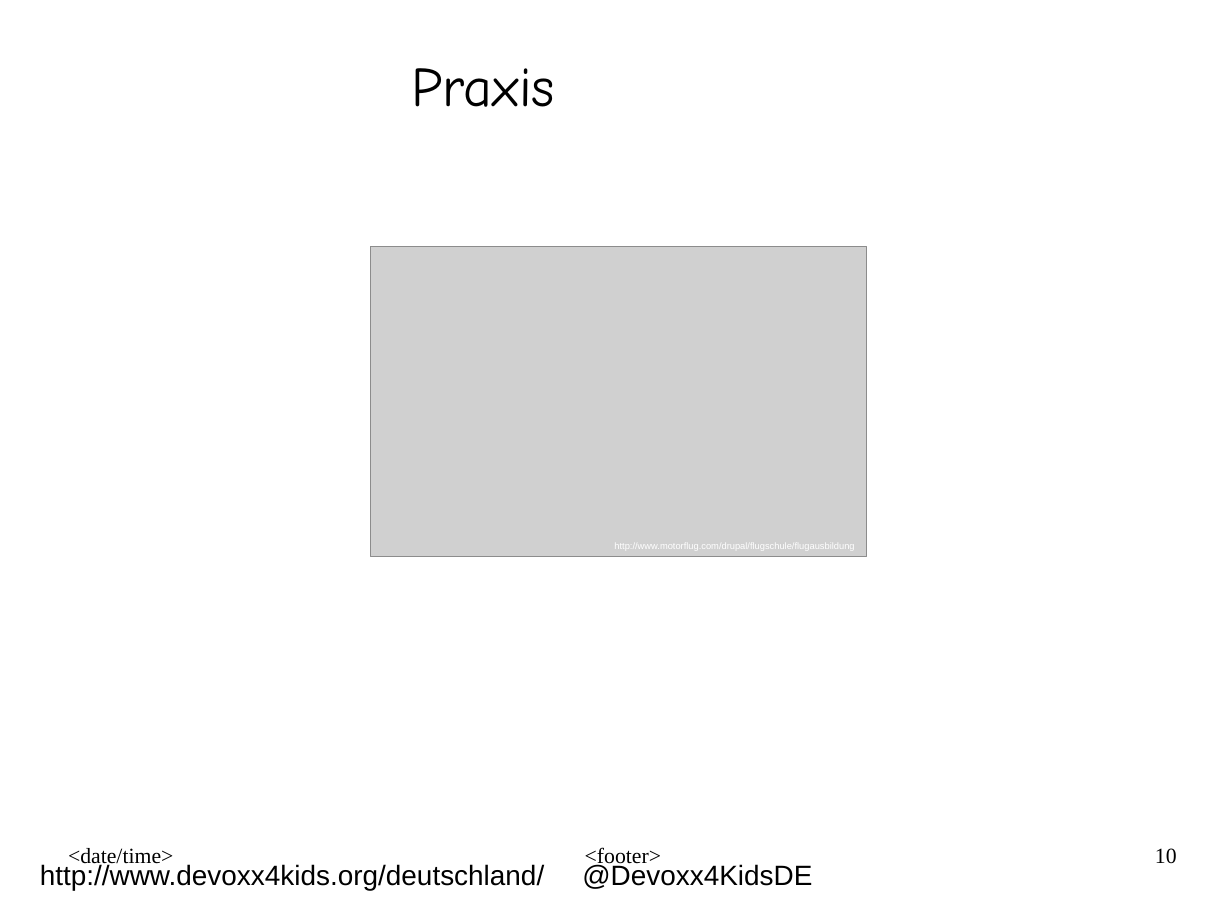
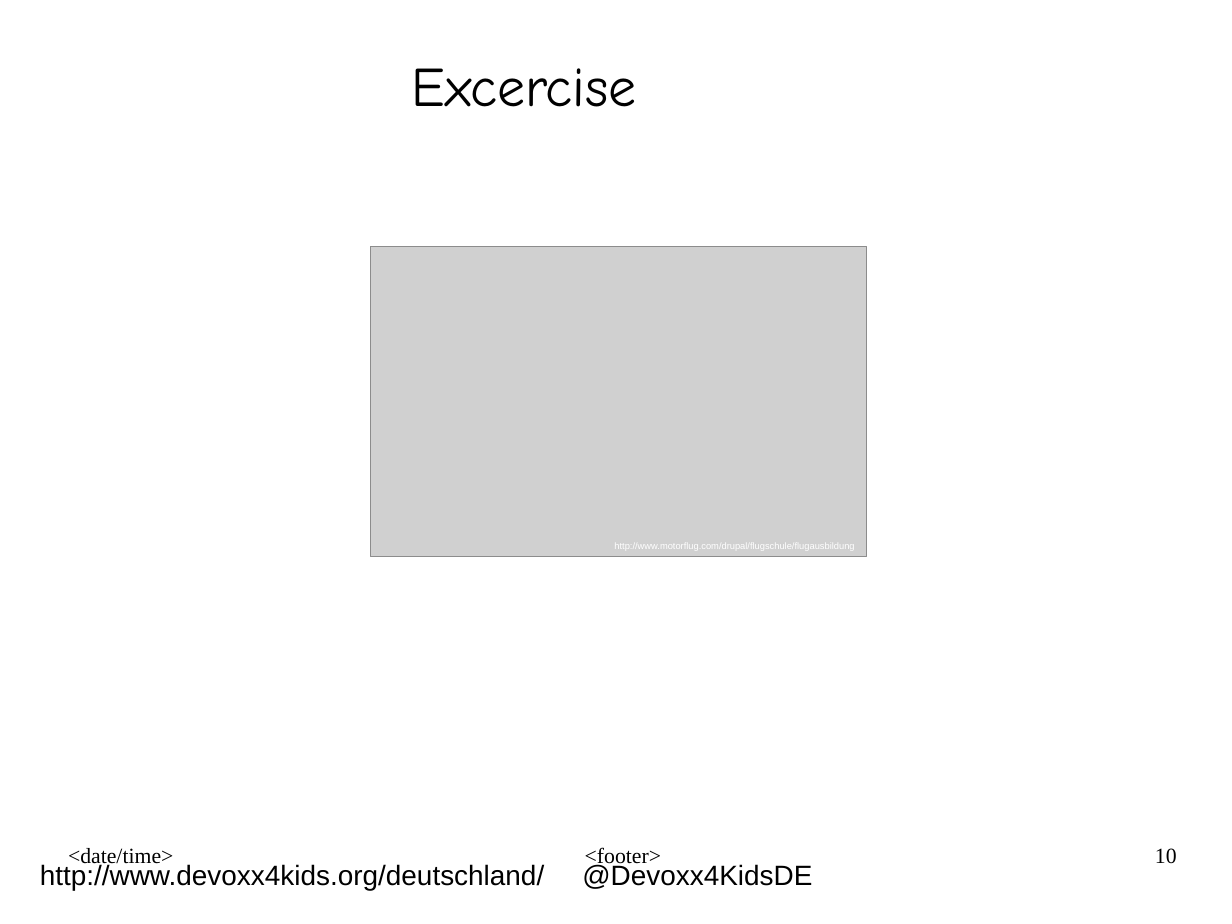
Before and after one commit to derTobsch/ardrone-autonomy-d4k, a slide deck: slide 10 of presentation/quadcopter4kids_v8_eng.odp. Drawn at 1232x924 pixels with LibreOffice and Linux fonts; fonts in the diff are those of the drawing; grey boxes stand for pictures; background and template pictures are left out. Boxes give left, top, right and bottom in pixels: in the first picture for what was removed or moved away, otherwise in the second. Text is boxed around its words. In the diff, an @@ line names an element or a change of style, - is before the commit and + after.

```diff
--- a/presentation/quadcopter4kids_v8_eng.odp
+++ b/presentation/quadcopter4kids_v8_eng.odp
@@ title at (411, 68, 636, 107): text changed @@
-Praxis
+Excercise
```
Also in this commit, not shown: 2 other slides changed, 1 slide added, 1 slide removed, 1 other file.
